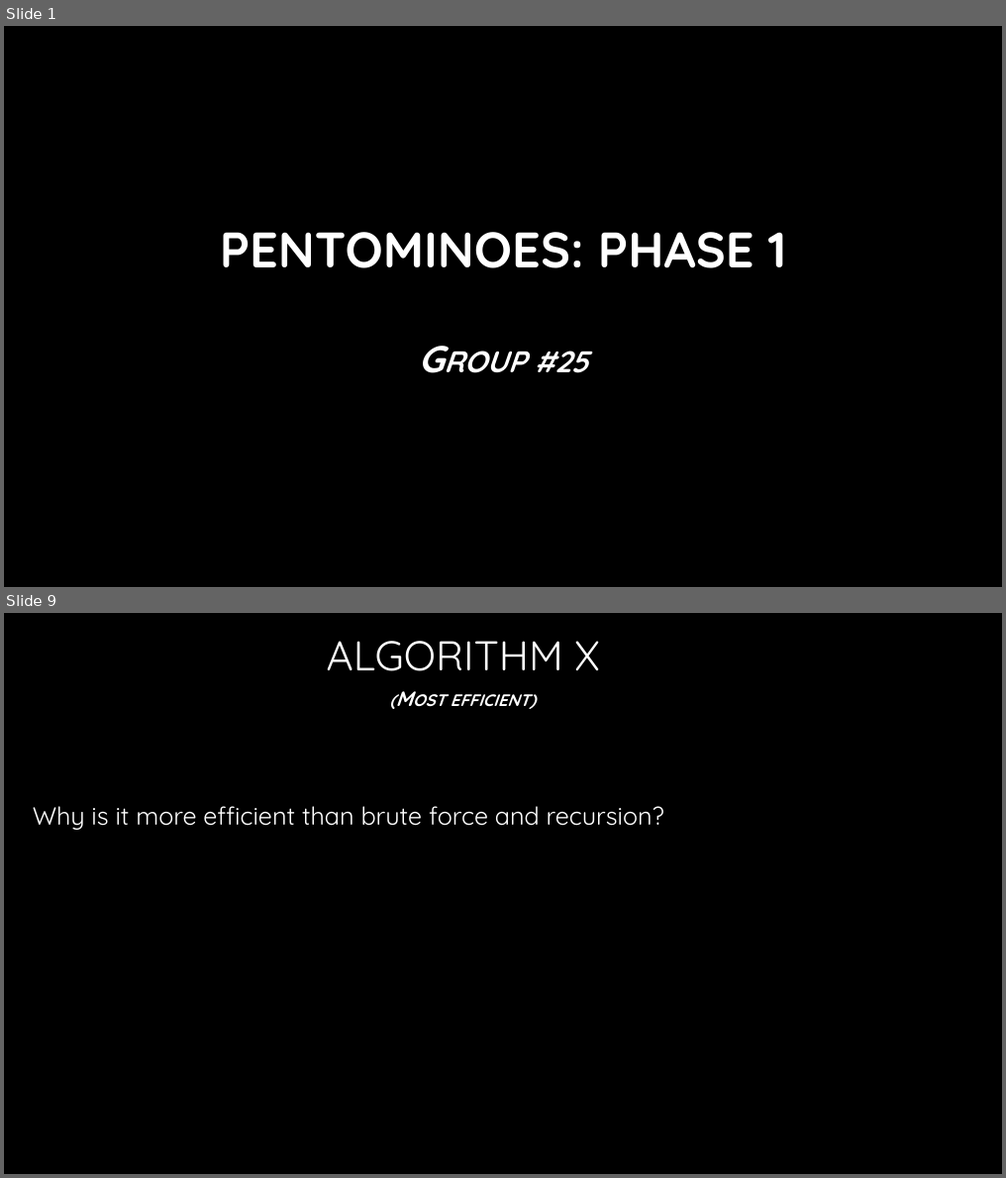
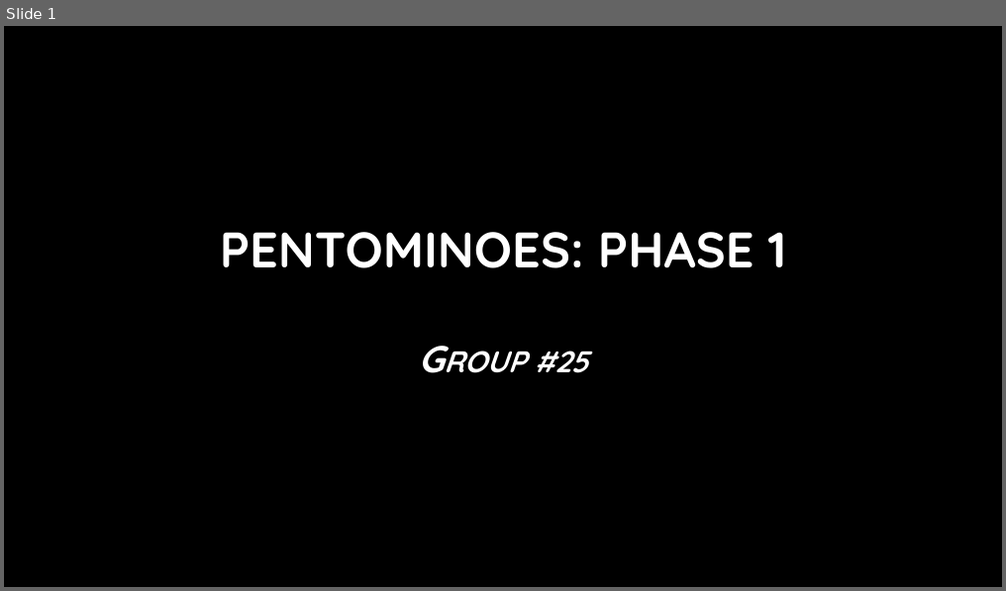
Before and after one commit to Hookz/pentominoes, a slide deck: Pentominoes.pptx. Shown one above the other, each under a label of ours: slides 1 and 9 before the commit, slide 1 after it; the slides between them are not shown. The pictures are 1006x1178 and 1006x591 pixels, drawn with LibreOffice and Linux fonts; fonts in the diff are those of the drawing; background and template pictures are left out. Boxes give left, top, right and bottom in pixels: in the first picture for what was removed or moved away, otherwise in the second. Text is boxed around its words. In the diff, an @@ line names an element or a change of style, - is before the commit and + after.

```diff
--- a/Pentominoes.pptx
+++ b/Pentominoes.pptx
@@ slide 9 removed at <box>4,613,1002,1174</box>, background picture (left out) @@
@@ title removed at <box>327,641,599,671</box> @@
-ALGORITHM X
@@ text removed at <box>450,694,536,709</box> @@
-(Most efficient)
@@ text removed at <box>33,806,664,830</box> @@
-Why is it more efficient than brute force and recursion?
```
Also in this commit, not shown: 5 slides changed, 12 slides added, 2 other slides removed.
